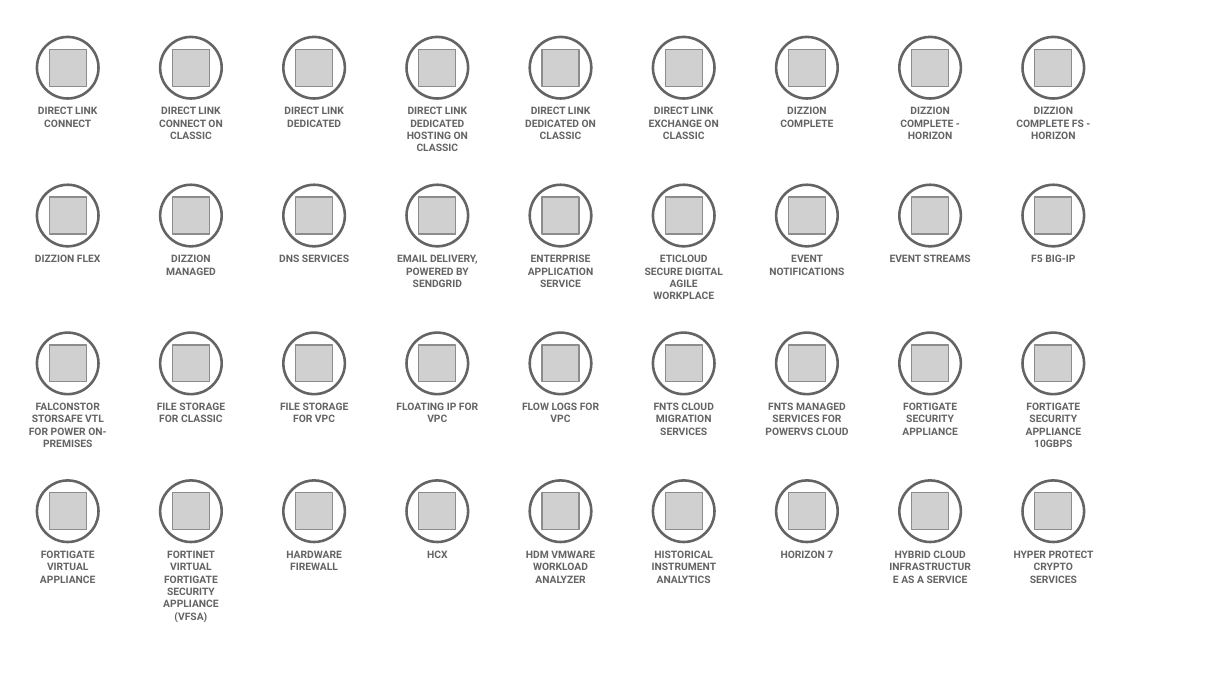
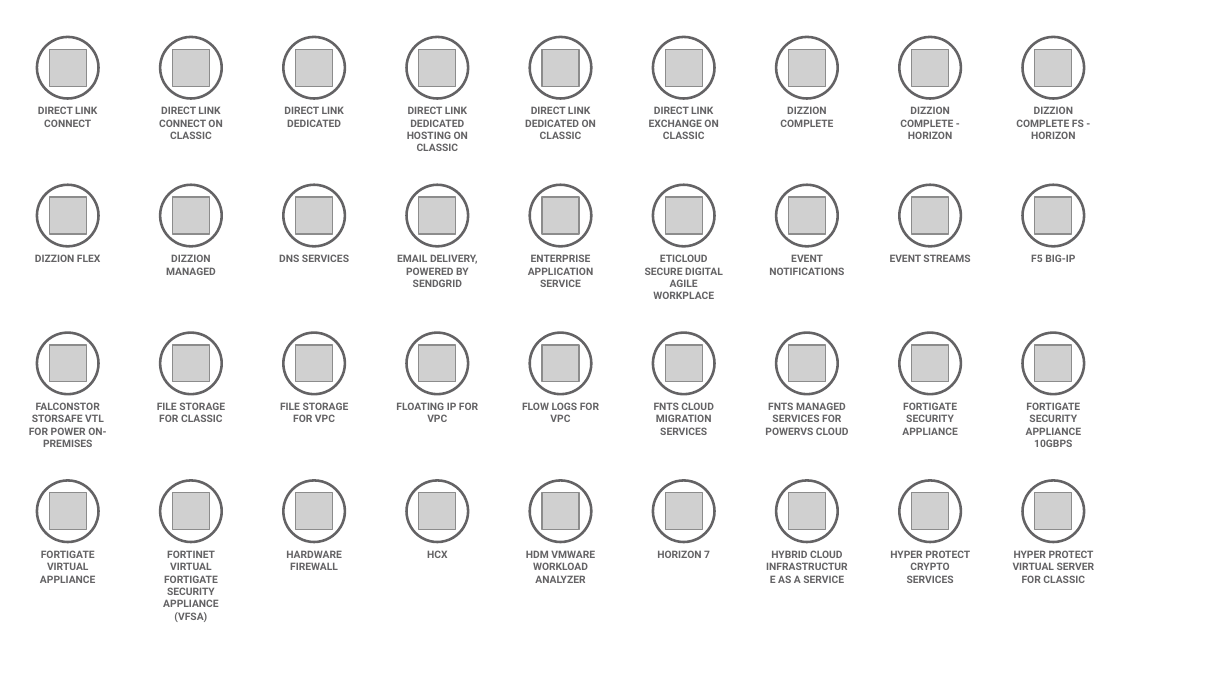
Before and after one commit to l2fprod/myarchitecture, a slide deck: slide 5 of mycatalog-architecture-diagram-template.pptx. Drawn at 1232x693 pixels with LibreOffice and Linux fonts; fonts in the diff are those of the drawing; grey boxes stand for pictures. Boxes give left, top, right and bottom in pixels: in the first picture for what was removed or moved away, otherwise in the second. Text is boxed around its words. In the diff, an @@ line names an element or a change of style, - is before the commit and + after.

Commit message:
new deck

```diff
--- a/mycatalog-architecture-diagram-template.pptx
+++ b/mycatalog-architecture-diagram-template.pptx
@@ text "HORIZON 7" moved from (x1=781, y1=550, x2=833, y2=558) to (x1=657, y1=550, x2=710, y2=558) @@
@@ text removed at (x1=652, y1=550, x2=716, y2=583) @@
-HISTORICAL INSTRUMENT ANALYTICS
@@ text "HYBRID CLOUD INFRASTRUCTURE AS A ..." moved from (x1=895, y1=550, x2=968, y2=583) to (x1=771, y1=550, x2=844, y2=583) @@
@@ text added at (x1=890, y1=550, x2=970, y2=583), 6 pt, text #646365, bold @@
+HYPER PROTECT CRYPTO SERVICES
@@ text at (x1=1013, y1=550, x2=1095, y2=583): text changed @@
-HYPER PROTECT CRYPTO SERVICES
+HYPER PROTECT VIRTUAL SERVER FOR CLASSIC
```
Also in this commit, not shown: 5 other slides changed, 1 other file.
